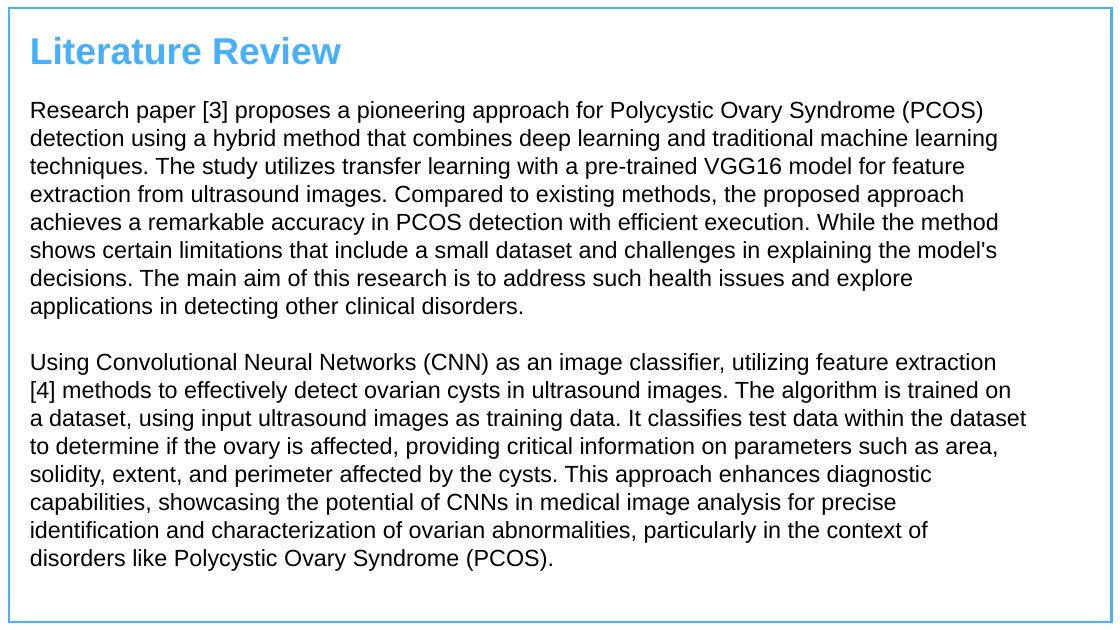
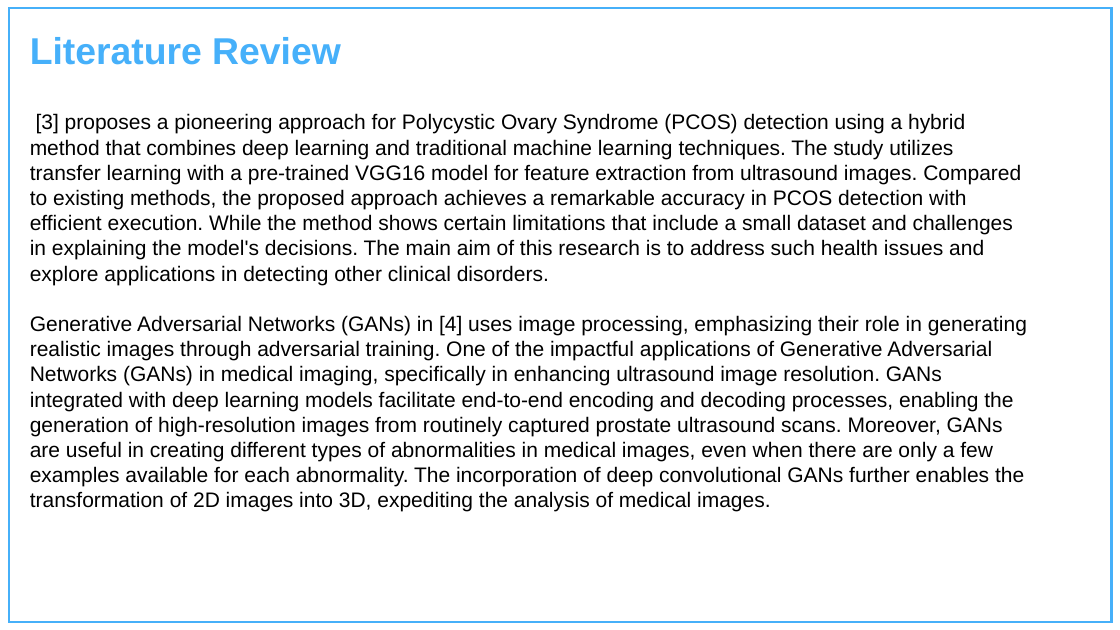
Before and after one commit to Charu-2718/PCause, a slide deck: slide 7 of Presentation.pptx. Drawn at 1120x630 pixels with LibreOffice and Linux fonts; fonts in the diff are those of the drawing; background and template pictures are left out. Boxes give left, top, right and bottom in pixels: in the first picture for what was removed or moved away, otherwise in the second. Text is boxed around its words. In the diff, an @@ line names an element or a change of style, - is before the commit and + after.

```diff
--- a/Presentation.pptx
+++ b/Presentation.pptx
@@ text at <box>30,113,1027,512</box>: text changed; size 20 to 18 pt @@
-Research paper [3] proposes a pioneering approach for Polycystic Ovary Syndrome (PCOS) detection using a hybrid method that combines deep learning and traditional machine learning techniques. The study utilizes transfer learning with a pre-trained VGG16 model for feature extraction from ultrasound images. Compared to existing methods, the proposed approach achieves a remarkable accuracy in PCOS detection with efficient execution. While the method shows certain limitations that include a small dataset and challenges in explaining the model's decisions. The main aim of this research is to address such health issues and explore applications in detecting other clinical disorders.
-Using Convolutional Neural Networks (CNN) as an image classifier, utilizing feature extraction [4] methods to effectively detect ovarian cysts in ultrasound images. The algorithm is trained on a dataset, using input ultrasound images as training data. It classifies test data within the dataset to determine if the ovary is affected, providing critical information on parameters such as area, solidity, extent, and perimeter affected by the cysts. This approach enhances diagnostic capabilities, showcasing the potential of CNNs in medical image analysis for precise identification and characterization of ovarian abnormalities, particularly in the context of disorders like Polycystic Ovary Syndrome (PCOS).
+[3] proposes a pioneering approach for Polycystic Ovary Syndrome (PCOS) detection using a hybrid method that combines deep learning and traditional machine learning techniques. The study utilizes transfer learning with a pre-trained VGG16 model for feature extraction from ultrasound images. Compared to existing methods, the proposed approach achieves a remarkable accuracy in PCOS detection with efficient execution. While the method shows certain limitations that include a small dataset and challenges in explaining the model's decisions. The main aim of this research is to address such health issues and explore applications in detecting other clinical disorders.
+Generative Adversarial Networks (GANs) in [4] uses image processing, emphasizing their role in generating realistic images through adversarial training. One of the impactful applications of Generative Adversarial Networks (GANs) in medical imaging, specifically in enhancing ultrasound image resolution. GANs integrated with deep learning models facilitate end-to-end encoding and decoding processes, enabling the generation of high-resolution images from routinely captured prostate ultrasound scans. Moreover, GANs are useful in creating different types of abnormalities in medical images, even when there are only a few examples available for each abnormality. The incorporation of deep convolutional GANs further enables the transformation of 2D images into 3D, expediting the analysis of medical images.
```
Also in this commit, not shown: 3 other slides changed.
